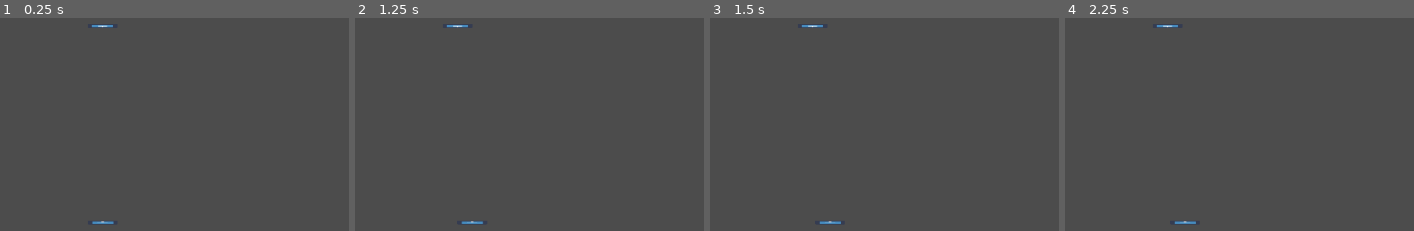
Above: before the commit, frames 1-4 (left to right).
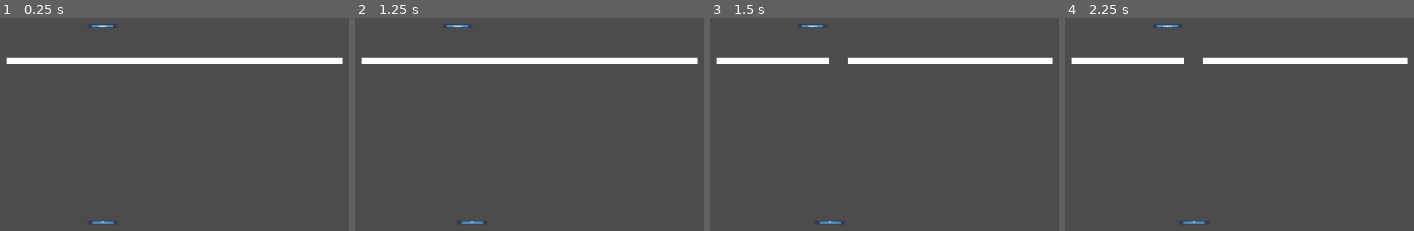
Above: after the commit, the same moments.

Repository: LDiazN/portal_breaker
Game: Godot game, scene res://Racket/test.tscn
The game is run twice, just before and just after one commit, with the same random seed, the same clock (stepped at 60 frames per second) and the same inputs. The project has no main scene, so this scene is started directly. The engine's default icon, where the game draws it, is replaced by a stand-in: a white triangle on a blue panel in a dark square.
Inputs (mouse positions are in pixels of both pictures, inside the frame that each line leads up to):
- Up to frame 1 (0.25 s): no input
- Up to frame 2 (1.25 s): tap Enter at 0.5 s; move the mouse to (655, 60) at 0.52 s; hold D (b_racket_right) from 0.53 s (still down)
- Up to frame 3 (1.5 s): move the mouse to (outside the picture) at 1.27 s; release D (b_racket_right) at 1.28 s; hold Down (ui_down) from 1.28 s (still down)
- Up to frame 4 (2.25 s): tap Space at 2 s; move the mouse to (outside the picture) at 2.02 s; release Down (ui_down) at 2.03 s; hold D (b_racket_right) from 2.03 s (still down)

The runs differ from the first frame. In frame 1, 3.2% of the frame differs, in the area x 1-99%, y 18-22%; in frame 2, 3.2%; in frame 3, 3.0%; in frame 4, 3.1%.

Commit message:
Bug fixes in respawn/TP/Score
Desperate push with cell data

Diff:
--- a/portal_brick/Ball/RespawnSystem.gd
+++ b/portal_brick/Ball/RespawnSystem.gd
@@ -29,7 +29,7 @@
 	var ki = get_parent();
 
 	# Si se fue por arriba
-	if (global_position.y < (playAreaManager.origin + Vector2.UP * (playAreaManager.height + 10)).y):
+	if (global_position.y < (playAreaManager.origin + Vector2.UP * (playAreaManager.height + 40)).y):
 		print("por arriba");
 		ki.DisableBall();
 		if (topRacket != null):
@@ -41,7 +41,7 @@
 		gameManager.loose_life();
 		topRacket.get_node("Shooting System").MoreShooty();
 	# Si se fue por abajo
-	elif (global_position.y > (playAreaManager.origin + Vector2.DOWN * (playAreaManager.height + 10)).y):
+	elif (global_position.y > (playAreaManager.origin + Vector2.DOWN * (playAreaManager.height + 40)).y):
 		ki.DisableBall();
 		if (bottomRacket != null):
 			ki.global_position = bottomRacket.global_position + Vector2.UP * 20;
--- a/portal_brick/Ball/block_test.tscn
+++ b/portal_brick/Ball/block_test.tscn
@@ -1,19 +1,15 @@
-[gd_scene load_steps=4 format=2]
+[gd_scene load_steps=3 format=2]
 
-[ext_resource path="res://Ball/Ball.tscn" type="PackedScene" id=1]
-[ext_resource path="res://tilemap/block_map_1B.tscn" type="PackedScene" id=2]
-[ext_resource path="res://tilemap/block_map_2B.tscn" type="PackedScene" id=3]
+[ext_resource path="res://tilemap/block_map_1B.tscn" type="PackedScene" id=1]
+[ext_resource path="res://tilemap/block_map_2B.tscn" type="PackedScene" id=2]
 
 [node name="Node2D" type="Node2D"]
 __meta__ = {
 "_edit_horizontal_guides_": [ 0.0169373, 606.742 ]
 }
 
-[node name="Ball" parent="." instance=ExtResource( 1 )]
-position = Vector2( 331.671, 47.6136 )
-
-[node name="Tiles2" parent="." instance=ExtResource( 2 )]
+[node name="Tiles2" parent="." instance=ExtResource( 1 )]
 tile_data = PoolIntArray(  )
 
-[node name="Tiles" parent="." instance=ExtResource( 3 )]
+[node name="Tiles" parent="." instance=ExtResource( 2 )]
 tile_data = PoolIntArray( 327684, 0, 0, 327685, 0, 0, 393219, 0, 0, 393220, 0, 0, 393221, 0, 0, 393222, 0, 0, 458754, 0, 0, 458755, 0, 0, 458756, 0, 0, 458757, 0, 0, 458758, 0, 0, 458759, 0, 0, 524291, 0, 0, 524292, 0, 0, 524293, 0, 0, 524294, 0, 0, 589828, 0, 0, 589829, 0, 0 )
--- a/portal_brick/Racket/Racket.tscn
+++ b/portal_brick/Racket/Racket.tscn
@@ -12,7 +12,7 @@
 [node name="Racket" type="Node2D"]
 script = ExtResource( 1 )
 __meta__ = {
-"_edit_vertical_guides_": [ 50.5796 ]
+"_edit_vertical_guides_": [ 50.58 ]
 }
 _isTopOne = false
 
--- a/portal_brick/Racket/TPArea.gd
+++ b/portal_brick/Racket/TPArea.gd
@@ -15,8 +15,8 @@
 	if (body.name != "Ball"):
 		return;
 	if (_linkedPortal != null):
+		# Ball distance between entry point and racket center
 		var diff : float = (body.global_position.x - global_position.x);
-		# El -1 del transform es just because fuck you godot
+
 		body.global_position = _linkedPortal.global_position + Vector2.RIGHT * diff + \
-		body.transform.y.normalized() * -25;
-		print(body.transform.y.normalized());
+		body.transform.y.normalized() * 25;
--- a/portal_brick/Racket/test.tscn
+++ b/portal_brick/Racket/test.tscn
@@ -1,9 +1,11 @@
-[gd_scene load_steps=5 format=2]
+[gd_scene load_steps=7 format=2]
 
 [ext_resource path="res://GameManager/PlayAreaManager.tscn" type="PackedScene" id=1]
 [ext_resource path="res://GameManager/GameManager.tscn" type="PackedScene" id=2]
-[ext_resource path="res://Racket/Racket.tscn" type="PackedScene" id=3]
-[ext_resource path="res://Ball/Ball.tscn" type="PackedScene" id=4]
+[ext_resource path="res://ScoreManager/ScoreManager.tscn" type="PackedScene" id=3]
+[ext_resource path="res://Racket/Racket.tscn" type="PackedScene" id=4]
+[ext_resource path="res://Ball/Ball.tscn" type="PackedScene" id=5]
+[ext_resource path="res://tilemap/block_map_2B.tscn" type="PackedScene" id=6]
 
 [node name="Node2D" type="Node2D"]
 
@@ -14,13 +16,17 @@
 
 [node name="GameManager" parent="." instance=ExtResource( 2 )]
 
+[node name="ScoreManager" parent="." instance=ExtResource( 3 )]
+ballPath = NodePath("../Ball")
+timePerLevel = 1.0
+
 [node name="Camera2D" type="Camera2D" parent="."]
 position = Vector2( 270, 300 )
 current = true
 zoom = Vector2( 2.68, 3.97 )
 editor_draw_limits = true
 
-[node name="Racket" parent="." instance=ExtResource( 3 )]
+[node name="Racket" parent="." instance=ExtResource( 4 )]
 position = Vector2( 190, 200 )
 _linkedToPath = NodePath("../Racket2")
 
@@ -29,15 +35,16 @@
 isShooting = false
 
 [node name="Movement System" parent="Racket" index="1"]
+position = Vector2( 10, 0 )
 ballPath = NodePath("../../Ball")
 _speed = 200.0
+racketWidth = 50.0
 
 [node name="TPArea" parent="Racket" index="3"]
 editor/display_folded = true
 position = Vector2( 0, 9.59462 )
 
-[node name="Racket2" parent="." instance=ExtResource( 3 )]
-editor/display_folded = true
+[node name="Racket2" parent="." instance=ExtResource( 4 )]
 position = Vector2( 190, 10 )
 _linkedToPath = NodePath("../Racket")
 _isTopOne = true
@@ -54,16 +61,19 @@
 editor/display_folded = true
 position = Vector2( 0, 9.59462 )
 
-[node name="Ball" parent="." instance=ExtResource( 4 )]
+[node name="Ball" parent="." instance=ExtResource( 5 )]
+editor/display_folded = true
 modulate = Color( 0.290196, 1, 0, 1 )
-position = Vector2( 200, 180 )
+position = Vector2( 200, 80 )
 speed = 200.0
-dir = Vector2( 1, -1 )
-isMoving = true
 
 [node name="RespawnSystem" parent="Ball" index="2"]
 topRacketPath = NodePath("../../Racket2")
 bottomRacketPath = NodePath("../../Racket")
+
+[node name="Tiles" parent="." instance=ExtResource( 6 )]
+tile_data = PoolIntArray( 393214, 0, 0, 393215, 0, 0, 327680, 0, 0, 327681, 0, 0, 327682, 0, 0, 327683, 0, 0, 327684, 0, 0, 327685, 0, 0, 327686, 0, 0, 327687, 0, 0, 327688, 0, 0, 327689, 0, 0, 327690, 0, 0, 327691, 0, 0, 327692, 0, 0, 327693, 0, 0, 327694, 0, 0, 327695, 0, 0 )
+[connection signal="brick_found" from="Ball" to="Tiles" method="_on_Ball_brick_found"]
 
 [editable path="Racket"]
 
--- a/portal_brick/ScoreManager/ScoreManager.gd
+++ b/portal_brick/ScoreManager/ScoreManager.gd
@@ -1,22 +1,42 @@
 extends Node2D
 
+export var ballPath : NodePath;
 export var timeMultiplier : float = 0;
 export var multiplierCap : float = 2;
 export var timePerLevel : float = 10;
 var counter : float = 10;
 var start: bool = false;
 var score : float = 0;
+var gameManager;
+var ball;
 
 func _enter_tree():
 	start = false;
 	counter = timePerLevel;
-	GameManager.connect("game_started", self, "startCounter");
+
+	ball = get_node(ballPath);
+
+	gameManager = get_node("../GameManager");
+	gameManager.connect("game_started", self, "startCounter");
+
+	ball.connect("brick_found", self, "updateScore");
+	ball.get_node("RespawnSystem").connect("ball_out", self, "restartMultiplier");
+	ball.get_node("RespawnSystem").connect("ball_out", self, "stopCounter");
+	ball.connect("ball_shot", self, "startCounter");
 
 func startCounter():
 	start = true;
 
-func updateScore():
-	score = floor(score + score * timeMultiplier);
+func stopCounter():
+	start = false;
+
+func restartMultiplier():
+	timeMultiplier = 0;
+	counter = timePerLevel;
+
+func updateScore(signalgarbage):
+	score += floor(100 + 100 * timeMultiplier);
+	print(score);
 
 func _process(delta):
 	if (!start):
--- a/portal_brick/tilemap/block_map.gd
+++ b/portal_brick/tilemap/block_map.gd
@@ -10,5 +10,6 @@
 #		in this tilemap
 
 func _on_Ball_brick_found(pos):
+	print("banggg")
 	var tile_pos : Vector2 = world_to_map(pos)
 	set_cellv(tile_pos, -1);
